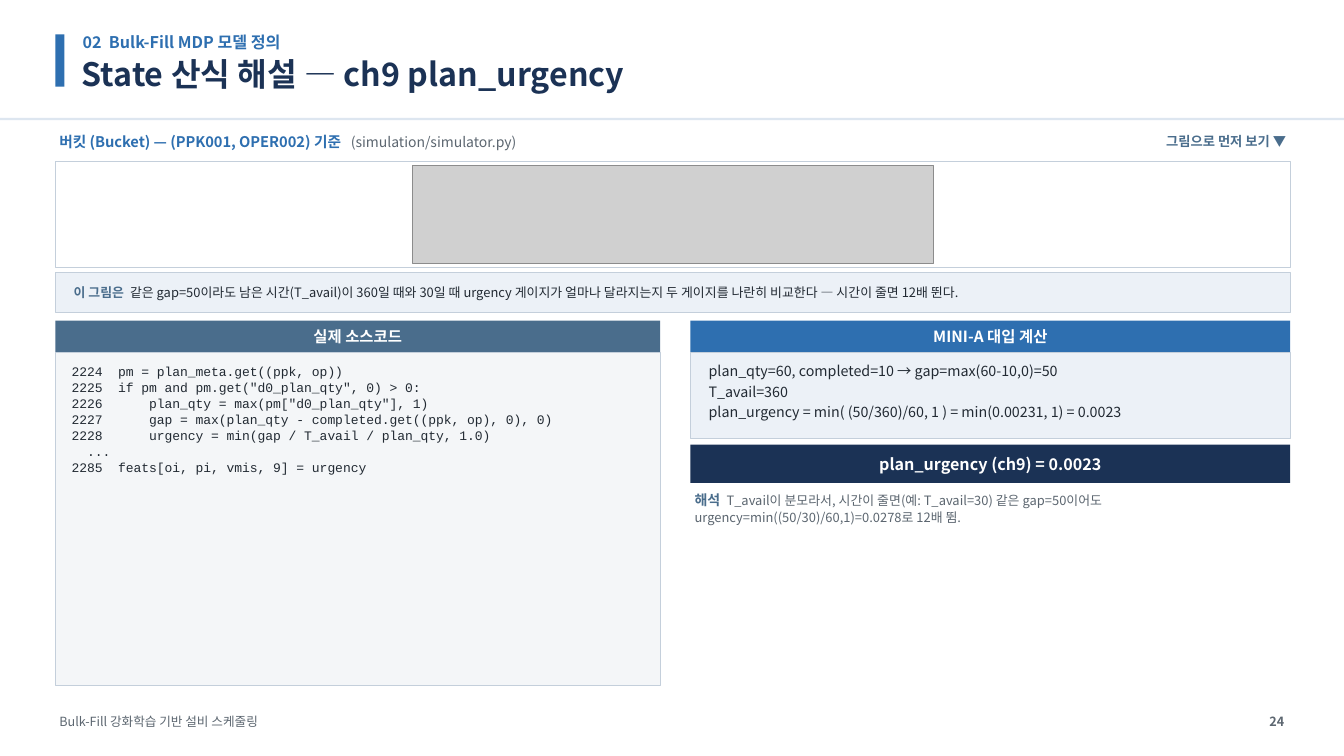
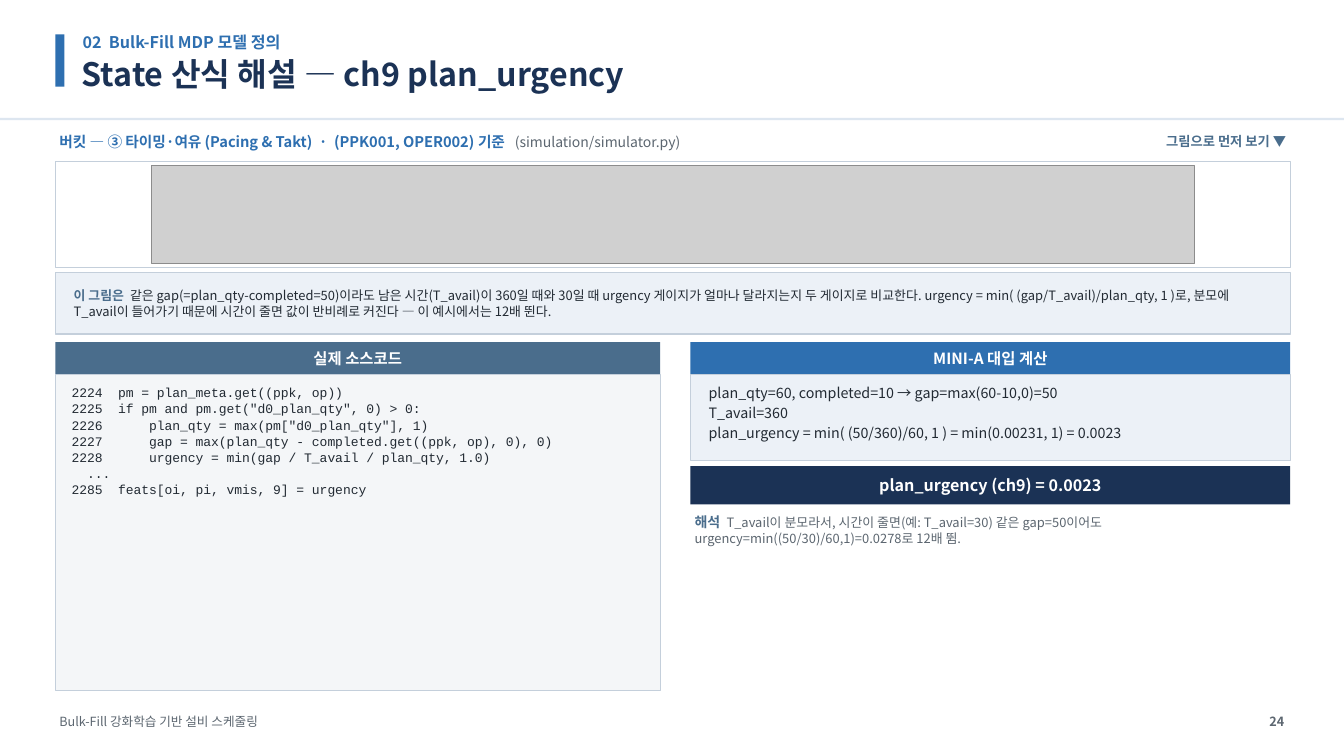
Before and after one commit to relighting123/pjt_scheduling, a slide deck: slide 24 of docs/BulkFill_스케줄링_발표자료.pptx. Drawn at 1344x756 pixels with LibreOffice and Linux fonts; fonts in the diff are those of the drawing; grey boxes stand for pictures. Boxes give left, top, right and bottom in pixels: in the first picture for what was removed or moved away, otherwise in the second. Text is boxed around its words. In the diff, an @@ line names an element or a change of style, - is before the commit and + after.

```diff
--- a/docs/BulkFill_스케줄링_발표자료.pptx
+++ b/docs/BulkFill_스케줄링_발표자료.pptx
@@ text at <box>59,134,680,151</box>: text changed @@
-버킷 (Bucket) — (PPK001, OPER002) 기준 (simulation/simulator.py)
+버킷 — ③ 타이밍·여유 (Pacing & Takt) · (PPK001, OPER002) 기준 (simulation/simulator.py)
@@ picture: place and size @@
-picture at <box>412,165,934,263</box>
+picture at <box>151,165,1195,263</box>
@@ rectangle: place and size @@
-rectangle at <box>55,272,1291,313</box>
+rectangle at <box>55,272,1291,334</box>
@@ text at <box>74,289,1230,318</box>: text changed @@
-이 그림은 같은 gap=50이라도 남은 시간(T_avail)이 360일 때와 30일 때 urgency 게이지가 얼마나 달라지는지 두 게이지를 나란히 비교한다 — 시간이 줄면 12배 뛴다.
+이 그림은 같은 gap(=plan_qty-completed=50)이라도 남은 시간(T_avail)이 360일 때와 30일 때 urgency 게이지가 얼마나 달라지는지 두 게이지로 비교한다. urgency = min( (gap/T_avail)/plan_qty, 1 )로, 분모에 T_avail이 들어가기 때문에 시간이 줄면 값이 반비례로 커진다 — 이 예시에서는 12배 뛴다.
@@ rectangle: place and size @@
-rectangle at <box>55,353,660,686</box>
+rectangle at <box>55,374,660,691</box>
@@ text "2224 pm = plan_meta.get((ppk, op))": place and size @@
-text "2224 pm = plan_meta.get((ppk, op))" at <box>72,366,553,475</box>
+text "2224 pm = plan_meta.get((ppk, op))" at <box>72,388,553,497</box>
@@ 4 texts, 4 rectangles: place and size @@
-4 texts, 4 rectangles at <box>55,321,1291,483</box>
+4 texts, 4 rectangles at <box>55,342,1291,504</box>
@@ text "해석 T_avail이 분모라서, 시간이 줄면(예: ...": place and size @@
-text "해석 T_avail이 분모라서, 시간이 줄면(예: ..." at <box>695,493,1103,525</box>
+text "해석 T_avail이 분모라서, 시간이 줄면(예: ..." at <box>695,515,1103,546</box>
```
Also in this commit, not shown: 17 other slides changed, 19 other files.
